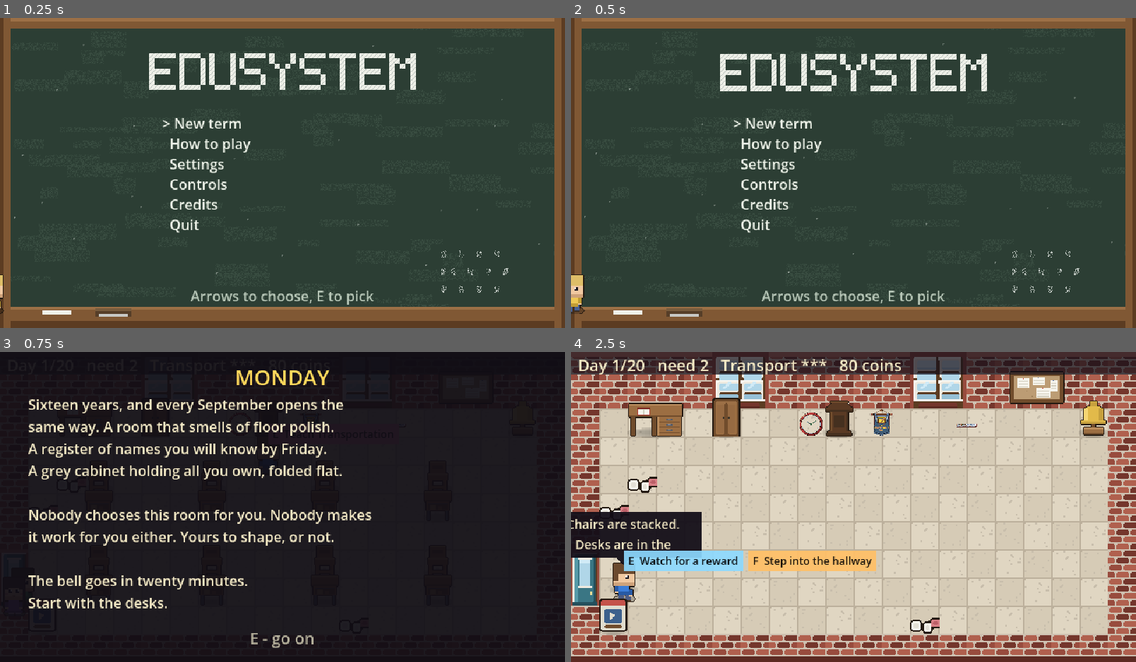
Above: before the commit, frames 1-4 (two rows, left to right).
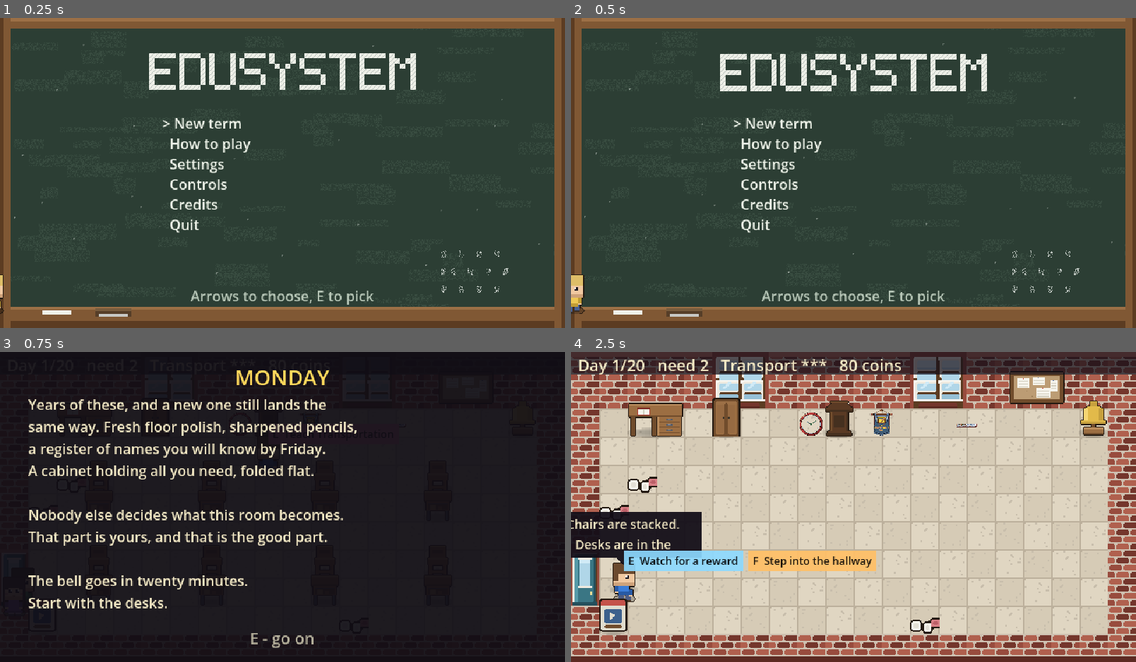
Above: after the commit, the same moments.

Repository: Mbottega16/EduSystem
Game: Godot game, scene res://scenes/ui/title.tscn
Same seed, same stepped clock (60 frames per second), same inputs: the game is played once before the commit and once after it.
Inputs (mouse positions are in pixels of both pictures, inside the frame that each line leads up to):
- Up to frame 1 (0.25 s): no input
- Up to frame 2 (0.5 s): no input
- Up to frame 3 (0.75 s): tap Enter (ui_accept) at 0.5 s; move the mouse to (406, 491) at 0.52 s; hold D (move_right) from 0.53 s (still down); tap E (interact) at 0.6 s; click (406, 491) at 0.67 s
- Up to frame 4 (2.5 s): tap Enter (ui_accept) at 0.77, 1.07, 1.25, 2 s; release D (move_right) at 1.25 s; drag from (740, 522) to (893, 522) at 1.27 s; move the mouse to (910, 438) at 2.02 s; hold D (move_right) from 2.03 s (still down); tap T (auto_teach) at 2.1 s; tap E (interact) at 2.3 s

Frames 1-2 are identical in both runs. In frame 3, 6.1% of the frame differs, in the area x 5-66%, y 15-63%; in frame 4, nothing differs.

Commit message:
Warm up the intro -- fond, not weary
The convergence-push rewrite landed the intro in a "burnt out by the
system" register: "Sixteen years, and every September opens the same
way... Nobody makes it work for you either... Consider this it." The
brief is a game a teacher would be glad to start, so the opening beat
should sound like it.

- The MONDAY slate: same shape and length, same "start with the desks"
  hand-off the cutscene acts out -- but fresh floor polish and
  sharpened pencils instead of a room that only smells of polish, "all
  you need" instead of "all you own", "that is the good part" instead
  of "nobody makes it work for you either".
- The desk-pull bubbles: same eleven beats, same two-short-lines
  shape, turned from clipped and grim ("Crowd them and you / fight it
  all term", "Nobody warns you. / Consider this it.") to plain and
  warm ("Give them room to breathe / and the day goes easy", "No one
  tells you that. / A nice surprise, really.").

No named school, no invented backstory, no control keys -- the
"backstory now, not a control sheet" test still passes. Suite unmoved
at 1568.

Co-Authored-By: Claude Sonnet 5 <noreply@anthropic.com>

Diff:
--- a/scripts/ui/hud.gd
+++ b/scripts/ui/hud.gd
@@ -2035,13 +2035,13 @@
 ## the desks" -- so the words and the action still match. Panel-fit
 ## verified the same way every other screen is: <= 11 lines at font 16.
 const INTRO_SLATE := [
-	"Sixteen years, and every September opens the",
-	"same way. A room that smells of floor polish.",
-	"A register of names you will know by Friday.",
-	"A grey cabinet holding all you own, folded flat.",
+	"Years of these, and a new one still lands the",
+	"same way. Fresh floor polish, sharpened pencils,",
+	"a register of names you will know by Friday.",
+	"A cabinet holding all you need, folded flat.",
 	"",
-	"Nobody chooses this room for you. Nobody makes",
-	"it work for you either. Yours to shape, or not.",
+	"Nobody else decides what this room becomes.",
+	"That part is yours, and that is the good part.",
 	"",
 	"The bell goes in twenty minutes.",
 	"Start with the desks.",
@@ -2056,17 +2056,17 @@
 ## enough to the top wall that a taller bubble crowds the status bar.
 ## Found by screenshotting the worst-case page, not by counting characters.
 const INTRO_PAGES := [
-	["Desks first.", "The rest can wait."],
-	["Eight desks, eight kids", "to grow into them."],
-	["Some will be quick.", "Some will need you near."],
-	["You never know which", "till you stand here."],
-	["A room talks before", "a word is said."],
-	["Where the chairs face.", "How near the walls."],
-	["Crowd them and you", "fight it all term."],
-	["Give them room and", "it half runs itself."],
-	["Keep this up and the", "room stops being it."],
-	["A hallway. More rooms.", "Other people's kids."],
-	["Nobody warns you.", "Consider this it."],
+	["Desks first.", "Everything else follows."],
+	["Eight of them,", "eight desks to fill."],
+	["Some will race ahead.", "Some will want you close."],
+	["You will learn which", "soon enough."],
+	["A room speaks first,", "before anyone talks."],
+	["Which way the chairs face.", "How near the walls sit."],
+	["Give them room to breathe", "and the day goes easy."],
+	["Get this right and the", "room starts helping you."],
+	["Stay with it and the", "room fades into the day."],
+	["Down the hall: more rooms,", "more kids to meet."],
+	["No one tells you that.", "A nice surprise, really."],
 ]
 
 
